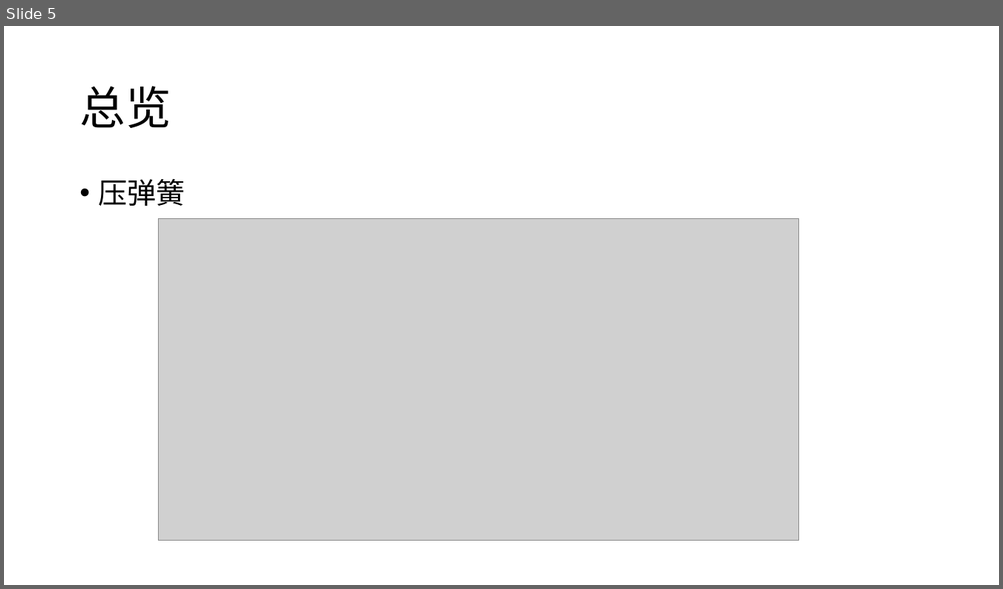
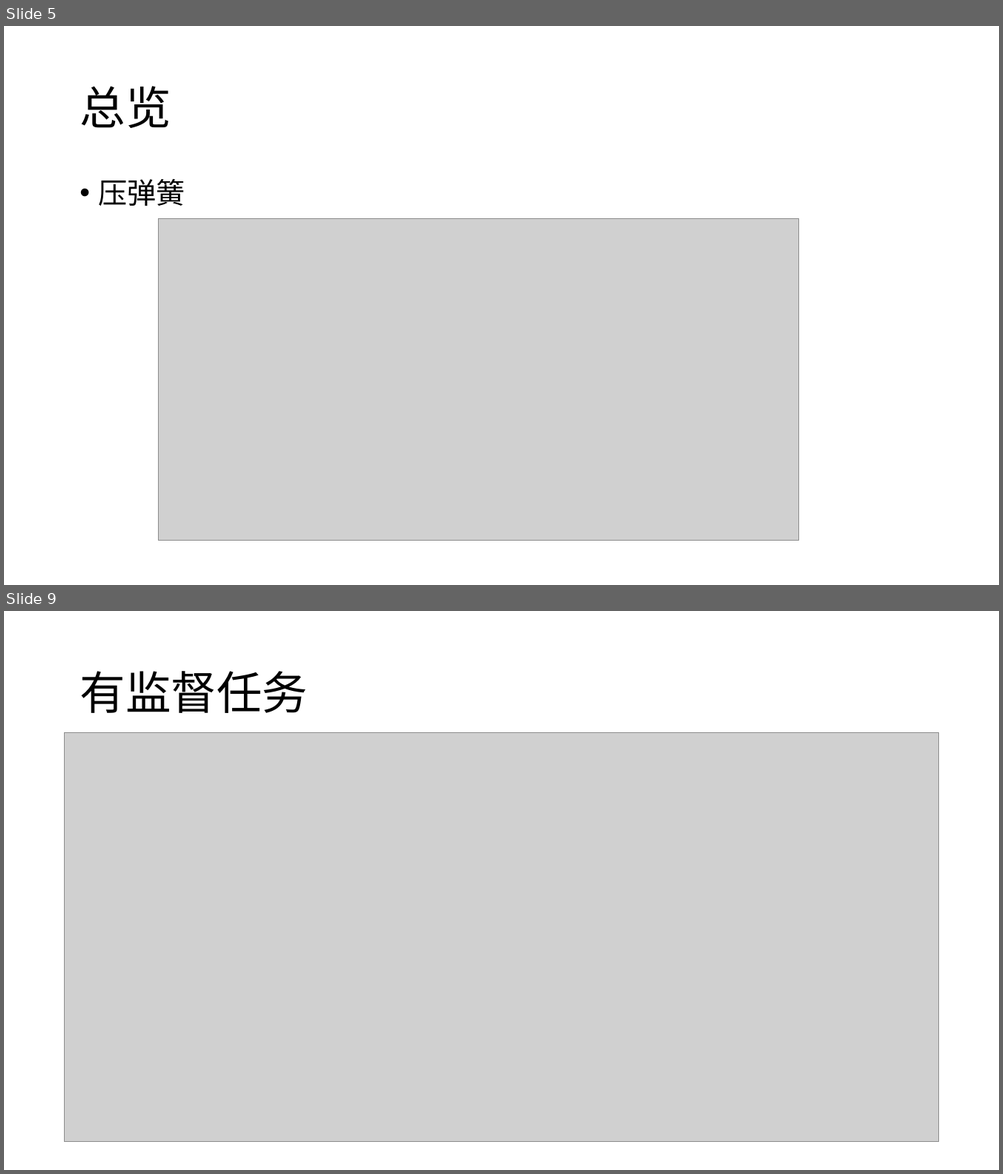
Before and after one commit to tchennech/Linux, a slide deck: 陈文儒.pptx. Shown one above the other, each under a label of ours: slide 5 before the commit, slides 5 and 9 after it; the slides between them are not shown. The pictures are 1003x589 and 1003x1174 pixels, drawn with LibreOffice and Linux fonts; fonts in the diff are those of the drawing; grey boxes stand for pictures. Boxes give left, top, right and bottom in pixels: in the first picture for what was removed or moved away, otherwise in the second. Text is boxed around its words. In the diff, an @@ line names an element or a change of style, - is before the commit and + after.

```diff
--- a/陈文儒.pptx
+++ b/陈文儒.pptx
@@ slide 9 added at bbox=[4, 611, 999, 1170], background #FFFFFF @@
@@ title added at bbox=[79, 671, 307, 713], 44 pt, text #000000 @@
+有监督任务
@@ picture added at bbox=[65, 732, 939, 1142] @@
```
Also in this commit, not shown: 1 slide changed, 14 other slides added, 5 other files.
